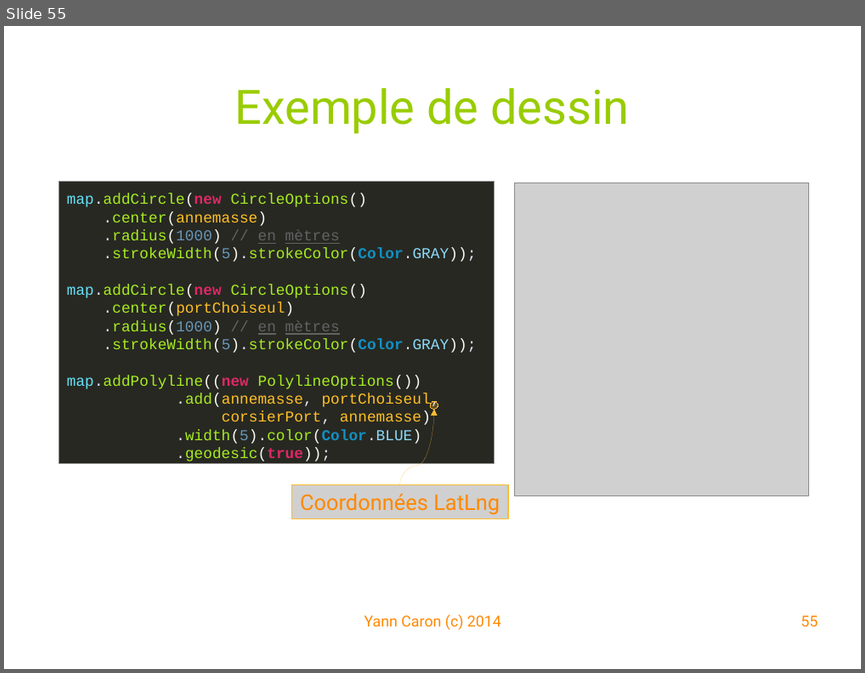
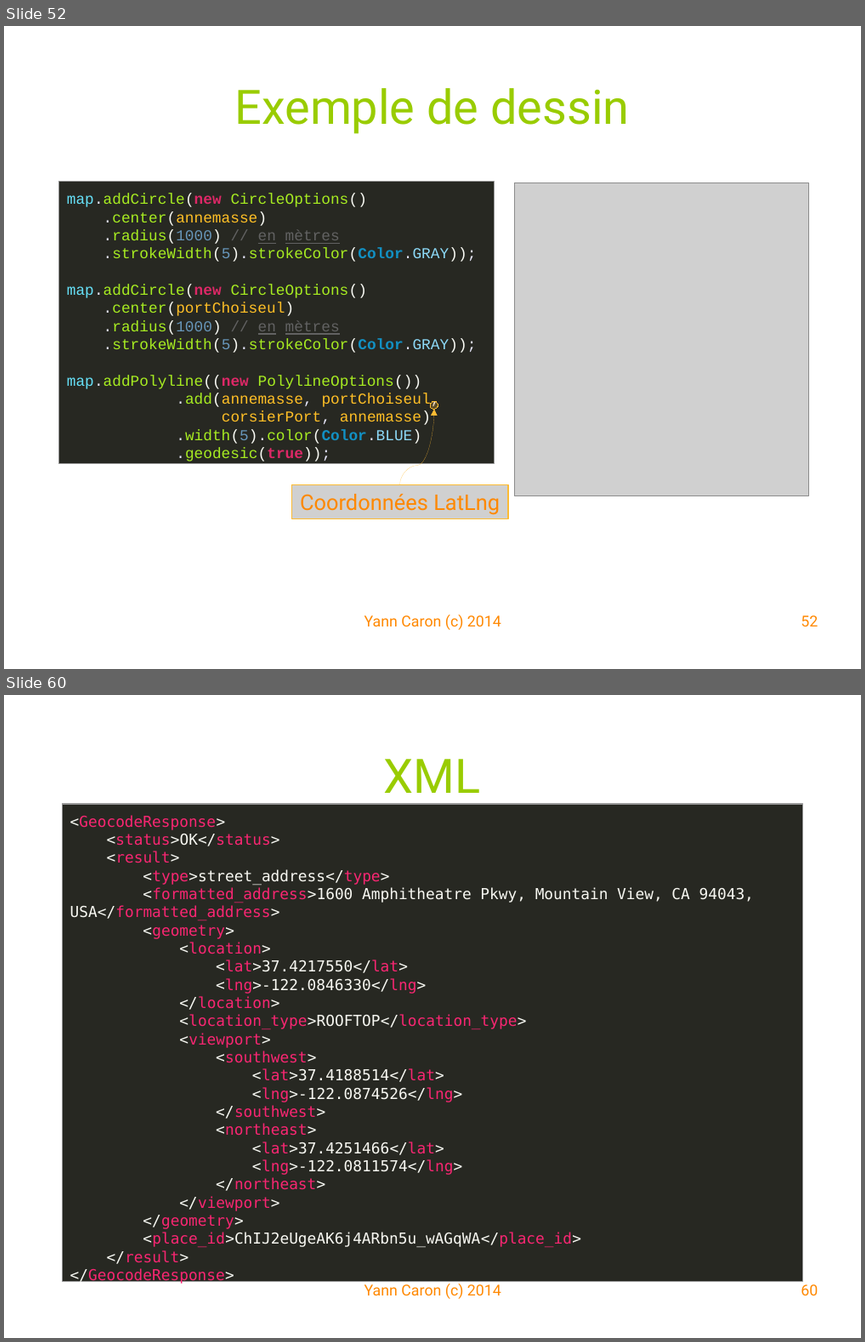
Before and after one commit to YannCaron/Android-ENSG, a slide deck: 05 - Google Map.odp. Shown one above the other, each under a label of ours: slide 55 before the commit, slides 52 and 60 after it; the slides between them are not shown. The pictures are 865x673 and 865x1342 pixels, drawn with LibreOffice and Linux fonts; fonts in the diff are those of the drawing; grey boxes stand for pictures; background and template pictures are left out. Boxes give left, top, right and bottom in pixels: in the first picture for what was removed or moved away, otherwise in the second. Text is boxed around its words. In the diff, an @@ line names an element or a change of style, - is before the commit and + after.

```diff
--- a/05 - Google Map.odp
+++ b/05 - Google Map.odp
@@ slide 60 added at (4, 695, 861, 1338), background #FFFFFF @@
@@ title added at (384, 759, 481, 805), 44 pt, text #99CC00 @@
+XML
@@ rectangle added at (63, 804, 802, 1281), fill #272822, outline #999999 0.99 pt, 14 pt, text #F92672 @@
+<GeocodeResponse>
+<status>OK</status>
+<result>
+<type>street_address</type>
+<formatted_address>1600 Amphitheatre Pkwy, Mountain View, CA 94043, USA</formatted_address>
+<geometry>
+<location>
+<lat>37.4217550</lat>
+<lng>-122.0846330</lng>
+</location>
+<location_type>ROOFTOP</location_type>
+<viewport>
+<southwest>
+<lat>37.4188514</lat>
+<lng>-122.0874526</lng>
+</southwest>
+<northeast>
+<lat>37.4251466</lat>
+<lng>-122.0811574</lng>
+</northeast>
+</viewport>
+</geometry>
+<place_id>ChIJ2eUgeAK6j4ARbn5u_wAGqWA</place_id>
+</result>
+</GeocodeResponse>
@@ text added at (364, 1283, 501, 1299), 14 pt, text #FF8800 @@
+Yann Caron (c) 2014
@@ page number added at (800, 1284, 817, 1295), 14 pt, text #FF8800 @@
+60
@@ what was slide 55 is now slide 52 @@
@@ page number at (800, 615, 817, 626): text changed @@
-55
+52
```
Also in this commit, not shown: 7 slides changed, 10 other slides added, 3 slides removed, 2 other files.
